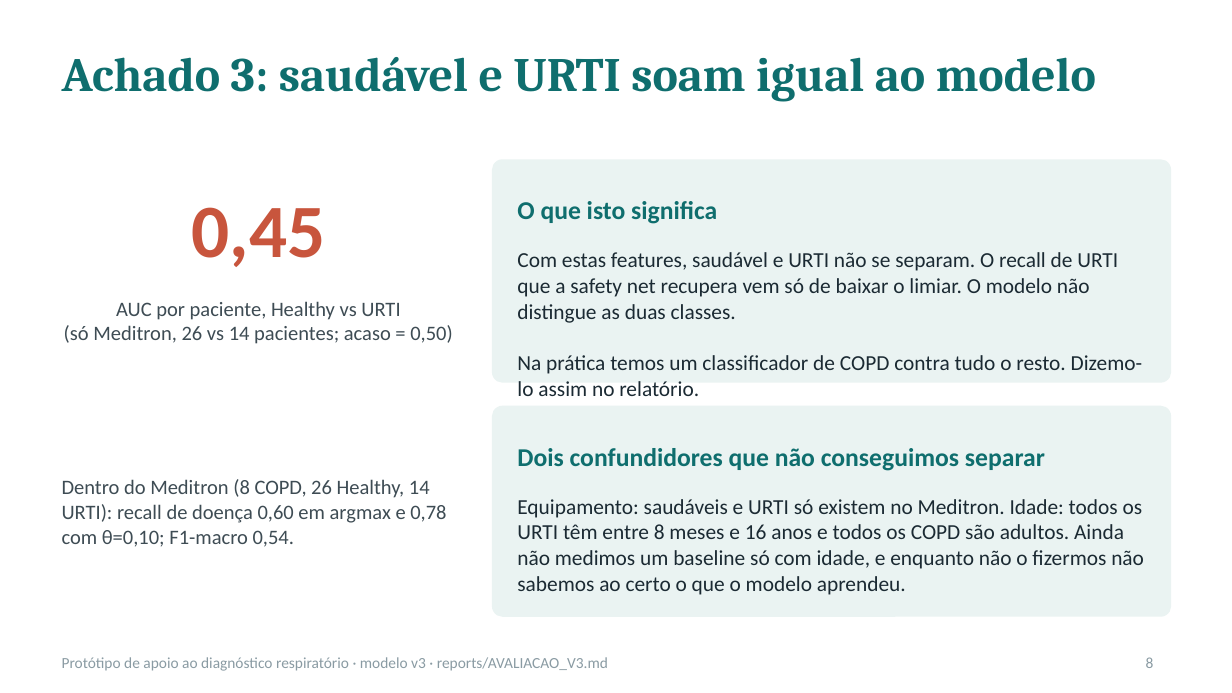
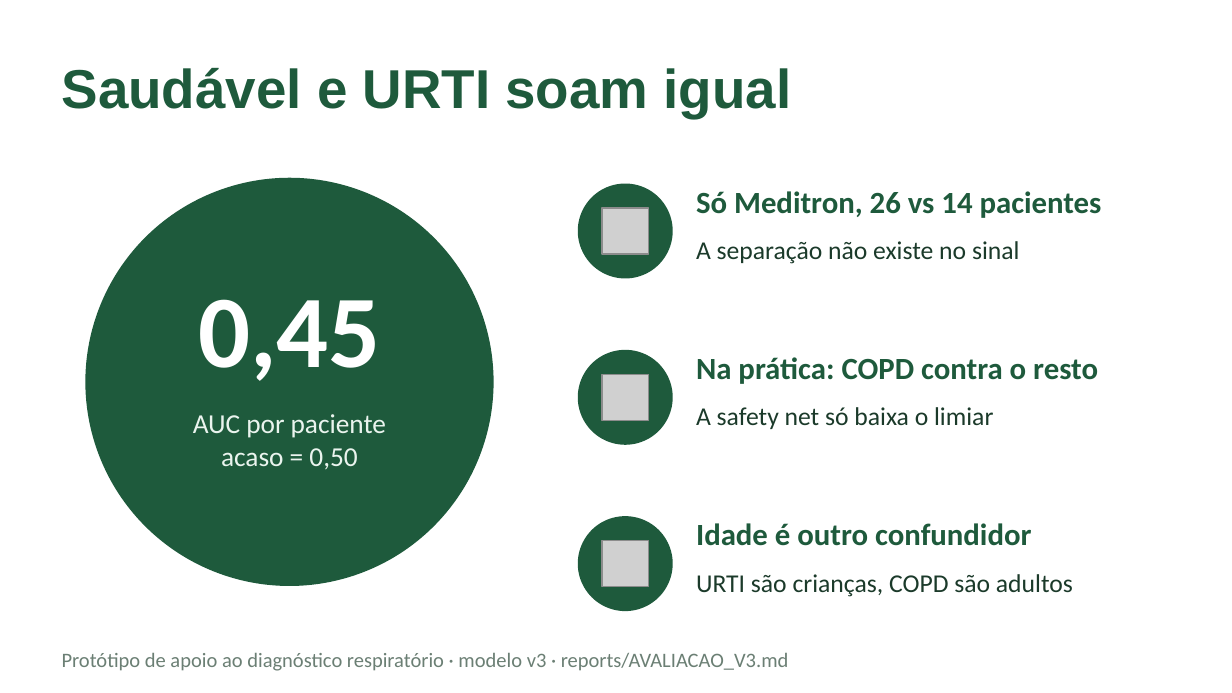
Before and after one commit to pintoleodgar/projeto-cdg-respiratori, a slide deck: slide 8 of relatorio/Apresentacao.pptx. Drawn at 1232x693 pixels with LibreOffice and Linux fonts; fonts in the diff are those of the drawing; grey boxes stand for pictures. Boxes give left, top, right and bottom in pixels: in the first picture for what was removed or moved away, otherwise in the second. Text is boxed around its words. In the diff, an @@ line names an element or a change of style, - is before the commit and + after.

```diff
--- a/relatorio/Apresentacao.pptx
+++ b/relatorio/Apresentacao.pptx
@@ title "Saudável e URTI soam igual" at [62,68,792,118]: vertical alignment top to middle @@
@@ title at [62,68,792,118]: text changed; size 28 to 32 pt; font Cambria to Arial; text colour #0F6E6E to #1E5A3C @@
-Achado 3: saudável e URTI soam igual ao modelo
+Saudável e URTI soam igual
@@ ellipse added at [86,179,493,585], fill #1E5A3C, outline #1E5A3C 1 pt @@
@@ rounded rectangle removed at [493,160,1170,382] @@
@@ text removed at [517,201,717,224] @@
-O que isto significa
@@ ellipse added at [579,185,671,277], fill #1E5A3C, outline #1E5A3C 1.5 pt @@
@@ picture added at [602,208,649,255] @@
@@ text added at [696,191,1102,218], 18 pt, text #1E5A3C, bold @@
+Só Meditron, 26 vs 14 pacientes
@@ text "A separação não existe no ..." at [696,241,1020,264]: vertical alignment middle to top @@
@@ text "0,45": place and size @@
-text "0,45" at [192,207,326,267]
+text "0,45" at [198,299,380,381]
@@ text "0,45" at [198,299,380,381]: size 44 to 60 pt, text colour #C8553D to #FFFFFF @@
@@ text removed at [517,252,1143,374] @@
-Com estas features, saudável e URTI não se separam. O recall de URTI que a safety net recupera vem só de baixar o limiar. O modelo não distingue as duas classes.
-Na prática temos um classificador de COPD contra tudo o resto. Dizemo-lo assim no relatório.
@@ text at [696,241,1020,264]: text changed; text colour #0F6E6E to #1B3A2A; bold off @@
-Dois confundidores que não conseguimos separar
+A separação não existe no sinal
@@ ellipse added at [579,351,671,444], fill #1E5A3C, outline #1E5A3C 1.5 pt @@
@@ text added at [696,357,1098,384], 18 pt, text #1E5A3C, bold @@
+Na prática: COPD contra o resto
@@ picture added at [602,375,649,421] @@
@@ text "AUC por paciente" at [193,414,386,469]: vertical alignment middle to top @@
@@ text at [193,414,386,469]: text changed; size 12 to 16 pt; text colour #3E4C54 to #EAF4EE @@
-AUC por paciente, Healthy vs URTI
-(só Meditron, 26 vs 14 pacientes; acaso = 0,50)
+AUC por paciente
+acaso = 0,50
@@ rounded rectangle removed at [493,407,1170,616] @@
@@ text added at [696,407,993,429], 15 pt, text #1B3A2A @@
+A safety net só baixa o limiar
@@ text removed at [62,479,446,547] @@
-Dentro do Meditron (8 COPD, 26 Healthy, 14 URTI): recall de doença 0,60 em argmax e 0,78 com θ=0,10; F1-macro 0,54.
@@ text removed at [517,499,1144,595] @@
-Equipamento: saudáveis e URTI só existem no Meditron. Idade: todos os URTI têm entre 8 meses e 16 anos e todos os COPD são adultos. Ainda não medimos um baseline só com idade, e enquanto não o fizermos não sabemos ao certo o que o modelo aprendeu.
@@ ellipse added at [579,517,671,610], fill #1E5A3C, outline #1E5A3C 1.5 pt @@
@@ text added at [696,523,1031,546], 18 pt, text #1E5A3C, bold @@
+Idade é outro confundidor
@@ picture added at [602,541,649,588] @@
@@ text added at [696,574,1073,597], 15 pt, text #1B3A2A @@
+URTI são crianças, COPD são adultos
@@ text "Protótipo de apoio ao diagnóstico ..." at [62,653,789,671]: size 9 to 12 pt, text colour #8A9BA3 to #6B7F74 @@
@@ page number removed at [1146,657,1154,668] @@
-8
```
Also in this commit, not shown: 11 other slides changed, 1 other file.
